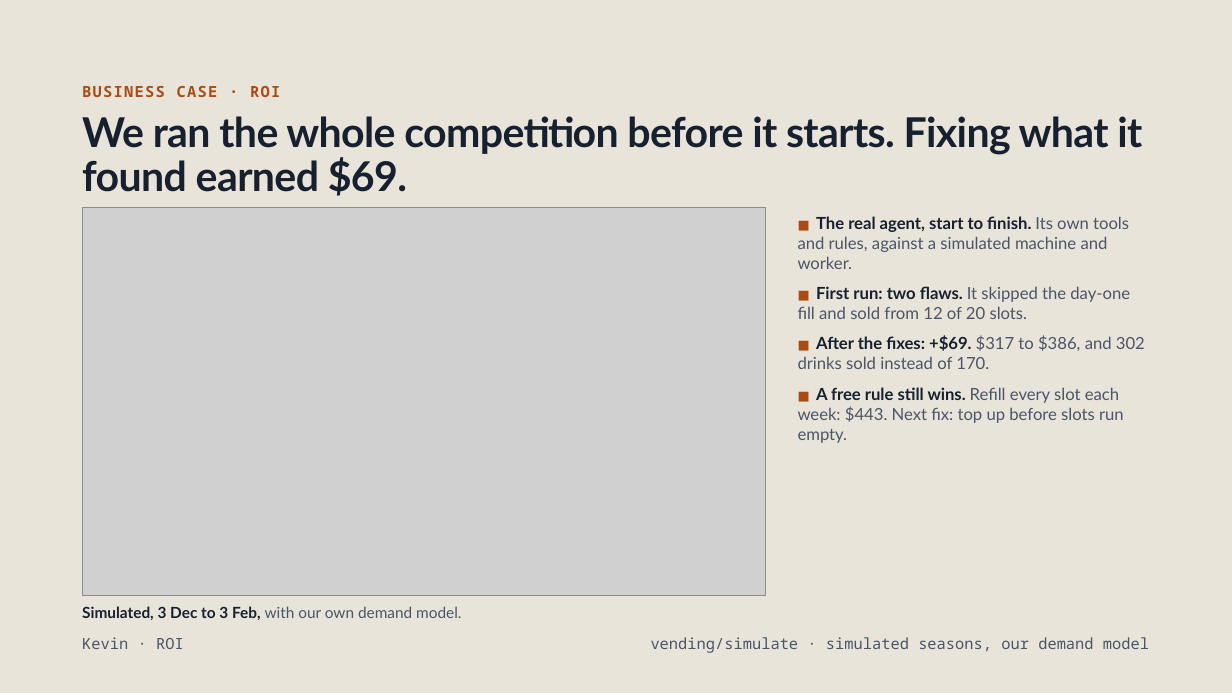
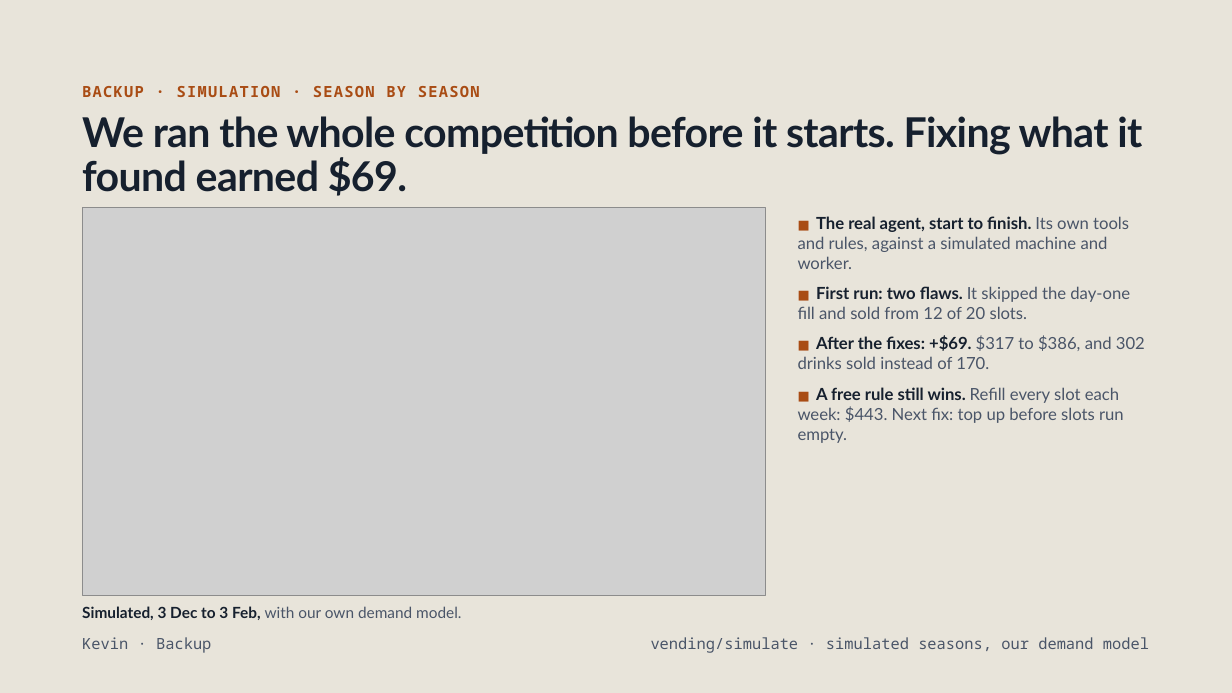
Before and after one commit to marshall-strong/agentic-vending, a slide deck: slide 21 of docs/presentation/group-b-final-presentation.pptx (slide 13 before the commit). Drawn at 1232x693 pixels with LibreOffice and Linux fonts; fonts in the diff are those of the drawing; grey boxes stand for pictures. Boxes give left, top, right and bottom in pixels: in the first picture for what was removed or moved away, otherwise in the second. Text is boxed around its words. In the diff, an @@ line names an element or a change of style, - is before the commit and + after.

```diff
--- a/docs/presentation/group-b-final-presentation.pptx
+++ b/docs/presentation/group-b-final-presentation.pptx
@@ text at bbox=[82, 86, 480, 97]: text changed @@
-BUSINESS CASE · ROI
+BACKUP · SIMULATION · SEASON BY SEASON
@@ text at bbox=[82, 637, 211, 653]: text changed @@
-Kevin · ROI
+Kevin · Backup
```
Also in this commit, not shown: 1 other slide changed.
